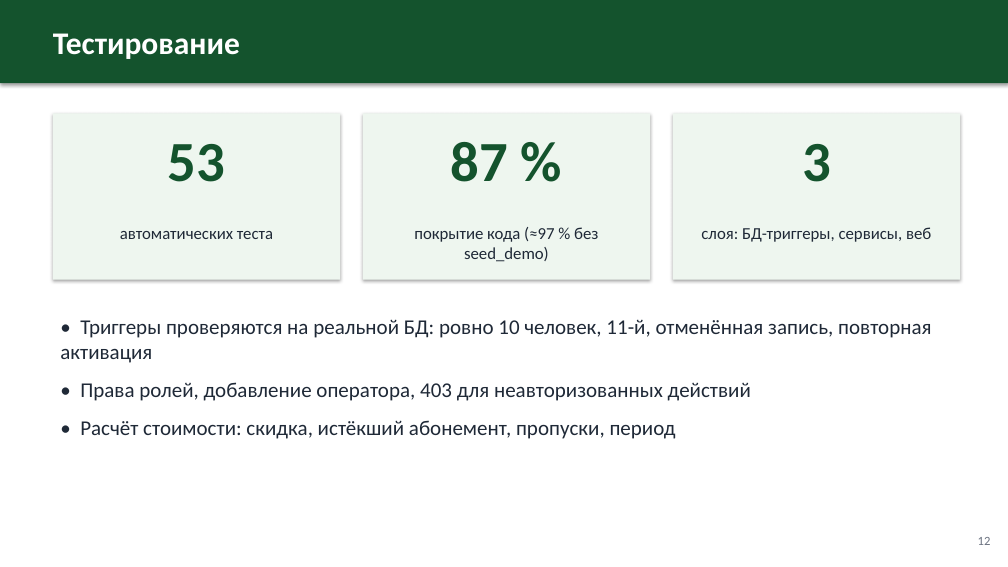
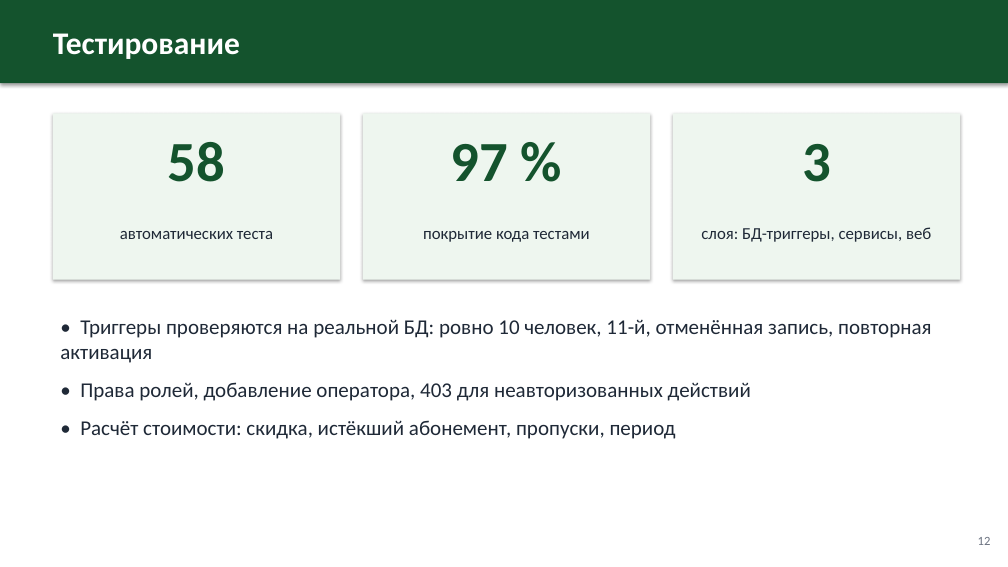
Before and after one commit to Uzalov-Gamid/sport-club, a slide deck: slide 12 of docs/Презентация_Спортивный_клуб.pptx. Drawn at 1008x567 pixels with LibreOffice and Linux fonts; fonts in the diff are those of the drawing. Boxes give left, top, right and bottom in pixels: in the first picture for what was removed or moved away, otherwise in the second. Text is boxed around its words. In the diff, an @@ line names an element or a change of style, - is before the commit and + after.

```diff
--- a/docs/Презентация_Спортивный_клуб.pptx
+++ b/docs/Презентация_Спортивный_клуб.pptx
@@ text at (168,142,225,182): text changed @@
-53
+58
@@ text at (451,144,508,181): text changed @@
-87 %
+97 %
@@ text at (423,231,590,242): text changed @@
-покрытие кода (≈97 % без seed_demo)
+покрытие кода тестами
```
Also in this commit, not shown: 6 other slides changed, 1 other file.
